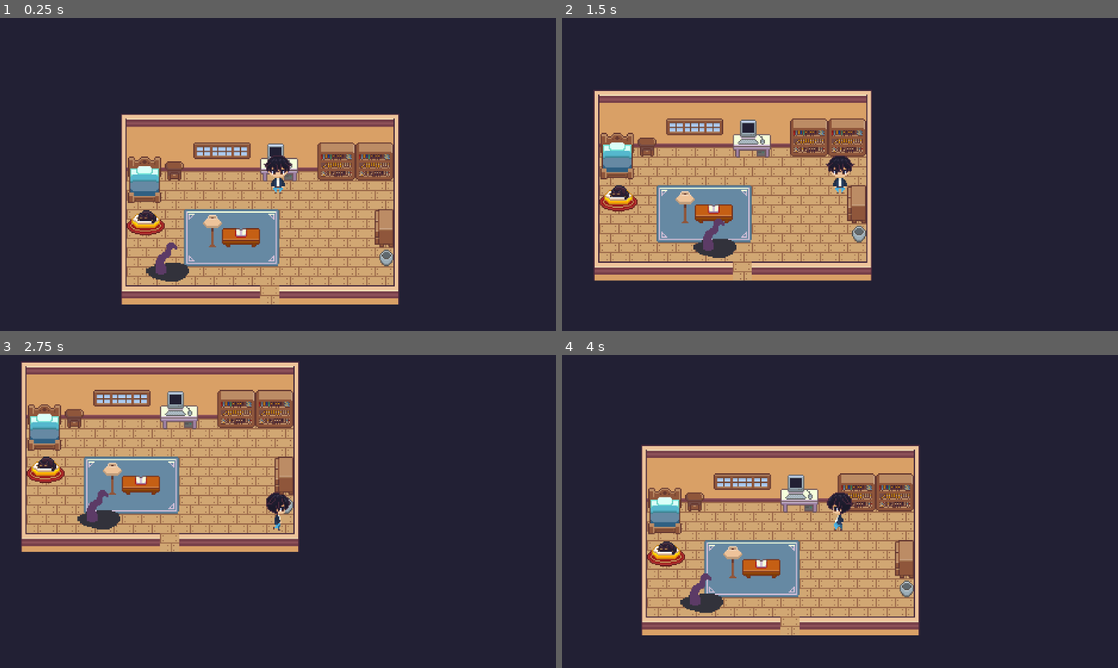
Above: before the commit, frames 1-4 (two rows, left to right).
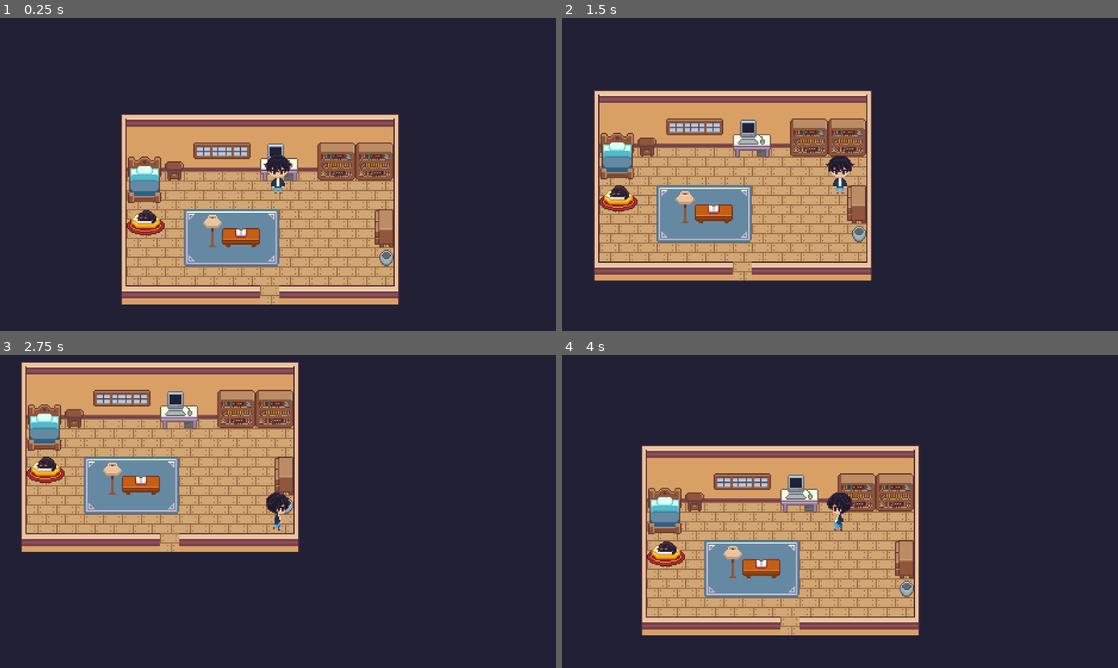
Above: after the commit, the same moments.

Repository: Herrius/Madestra
Game: Godot game, scene res://scenes/level/level_3_4.tscn
The game is run twice, just before and just after one commit, with the same random seed, the same clock (stepped at 60 frames per second) and the same inputs. This scene is started directly instead of the project's main scene.
Inputs (mouse positions are in pixels of both pictures, inside the frame that each line leads up to):
- Up to frame 1 (0.25 s): no input
- Up to frame 2 (1.5 s): tap Enter at 0.5 s; move the mouse to (962, 158) at 0.52 s; hold D (right) 0.53-1.28 s; tap E (interact) at 0.6, 1.35 s; click (962, 158) at 0.67 s; move the mouse to (728, 190) at 1.27 s; hold S (down) from 1.28 s (still down); click (728, 190) at 1.42 s
- Up to frame 3 (2.75 s): move the mouse to (333, 442) at 2.02 s; release S (down) at 2.03 s; hold D (right) from 2.03 s (still down); hold Shift (run) from 2.03 s (still down); click (333, 442) at 2.17 s; tap E (interact) at 2.3 s
- Up to frame 4 (4 s): move the mouse to (812, 574) at 2.77 s; release D (right) at 2.78 s; release Shift (run) at 2.78 s; hold W (up) 2.78-3.53 s; tap E (interact) at 2.85, 3.6 s; click (812, 574) at 2.92 s; move the mouse to (1006, 558) at 3.52 s; hold A (left) from 3.53 s (still down); click (1006, 558) at 3.67 s

The runs differ from the first frame. In frame 1, 0.5% of the frame differs, in the area x 26-34%, y 71-85%; in frame 2, 0.5%, in the area x 23-32%, y 64-77%; in frame 3, 0.5%; in frame 4, 0.5%.

Commit message:
update ui and add first mechanic

Diff:
--- a/globals/ui screen.tscn
+++ b/globals/ui screen.tscn
@@ -93,6 +93,7 @@
 script = ExtResource("1_uggd0")
 
 [node name="SceenTransitation" type="Control" parent="."]
+process_priority = 1
 visible = false
 layout_mode = 3
 anchors_preset = 15
@@ -125,6 +126,7 @@
 vertical_alignment = 1
 
 [node name="dialogo" type="Control" parent="."]
+process_priority = 1
 visible = false
 layout_mode = 3
 anchor_top = 0.733
@@ -183,4 +185,5 @@
 "": SubResource("AnimationLibrary_2kbpm")
 }
 
+[connection signal="gui_input" from="dialogo" to="." method="_on_dialogo_gui_input"]
 [connection signal="timeout" from="Timer" to="." method="_on_timer_timeout"]
--- a/scenes/level/level_3_4.tscn
+++ b/scenes/level/level_3_4.tscn
@@ -104,6 +104,7 @@
 shape = SubResource("RectangleShape2D_ajw4x")
 
 [node name="Path2D" type="Path2D" parent="." index="8"]
+visible = false
 curve = SubResource("Curve2D_alpy1")
 
 [node name="PathFollow2D" type="PathFollow2D" parent="Path2D" index="0"]
@@ -121,6 +122,7 @@
 shape = SubResource("CapsuleShape2D_8ngog")
 
 [node name="Cat" parent="." index="9" instance=ExtResource("11_edbgu")]
+position = Vector2(36, 3)
 
 [connection signal="body_entered" from="controlSleep" to="." method="_on_control_sleep_body_entered"]
 [connection signal="body_exited" from="controlSleep" to="." method="_on_control_sleep_body_exited"]
--- a/scenes/scripts/level 1/blackscreen.gd
+++ b/scenes/scripts/level 1/blackscreen.gd
@@ -13,6 +13,7 @@
 var contador:int=0
 @export var carrying_cat=false
 @export var task_list: int = 0
+
 
 func _on_timer_timeout(text):
     $SceenTransitation.visible = true
@@ -32,3 +33,15 @@
     $AnimationPlayer.play("fade_to_black")
     await $AnimationPlayer.animation_finished
     $AnimationPlayer.play_backwards("fade_to_black")
+
+
+
+func _input(event):
+    if $dialogo.visible:
+        if event is InputEventKey and event.pressed and Input.is_action_just_pressed("interact"):
+        # Realiza la acción del diálogo aquí
+            $dialogo.visible = false
+
+        elif event is InputEventMouseButton and event.pressed:
+        # Realiza la acción del diálogo aquí
+            $dialogo.visible = false
--- a/scenes/scripts/level 3/level_3_4.gd
+++ b/scenes/scripts/level 3/level_3_4.gd
@@ -1,6 +1,6 @@
 extends Node2D
 var text:String=""
-var controlSleep=true
+var controlSleep=false
 var sleep=false
 var current_area: String = ""
 var pass3floor=true
@@ -45,7 +45,7 @@
 func dialoge(text_screen):
     var tween = create_tween()
     UiScreen.get_node("dialogo").visible = true
-    UiScreen.get_node("dialogo/ColorRect/Label").text = text_screen
+    UiScreen.get_node("dialogo/HBoxContainer/ColorRect/Label").text = text_screen
     tween.tween_property($Player,"speed",0,0)
 
 func _on_control_sleep_body_entered(_body):
--- /dev/null
+++ b/scenes/ui/mypc.gd
@@ -0,0 +1,16 @@
+extends CanvasLayer
+
+
+# Called when the node enters the scene tree for the first time.
+func _ready():
+    pass # Replace with function body.
+
+
+# Called every frame. 'delta' is the elapsed time since the previous frame.
+func _process(delta):
+    pass
+
+
+func _on_icon_1_pressed():
+    UiScreen.get_node("dialogo").visible = true
+    UiScreen.get_node("dialogo/HBoxContainer/ColorRect/Label").text = "Don't procrastinate; I need to play the game I installed."
--- /dev/null
+++ b/scenes/ui/mypc.tscn
@@ -0,0 +1,131 @@
+[gd_scene load_steps=10 format=3 uid="uid://dx4t12dujl0ib"]
+
+[ext_resource type="Script" path="res://scenes/ui/mypc.gd" id="1_0ysy1"]
+[ext_resource type="Texture2D" uid="uid://1rhwyor11xvk" path="res://assets/background/DALL·E-2024-05-12-19.50.png" id="1_v0fat"]
+[ext_resource type="Texture2D" uid="uid://b3g1ycy1fxxhq" path="res://assets/icons/pc.png" id="3_cge8s"]
+[ext_resource type="Theme" uid="uid://bnbkn6fj2m6b" path="res://assets/styles/ui.tres" id="4_ue8vd"]
+[ext_resource type="Texture2D" uid="uid://dagytkffktms5" path="res://assets/icons/bloc de notas.png" id="5_6qw36"]
+[ext_resource type="Texture2D" uid="uid://d3rcntsl84min" path="res://assets/icons/papelera de reciclaje.png" id="6_8xkt1"]
+[ext_resource type="Texture2D" uid="uid://1ajpeoekj5oh" path="res://assets/icons/internet.png" id="7_eg4lr"]
+[ext_resource type="Texture2D" uid="uid://d0lm5oygitas1" path="res://assets/icons/quiz.png" id="8_56ail"]
+[ext_resource type="Texture2D" uid="uid://dqbrj2f8i5qjy" path="res://assets/icons/juego.png" id="9_geww5"]
+
+[node name="Mypc" type="CanvasLayer"]
+layer = 0
+script = ExtResource("1_0ysy1")
+
+[node name="fondo" type="Sprite2D" parent="."]
+position = Vector2(699.906, 394.125)
+scale = Vector2(0.781355, 0.769287)
+texture = ExtResource("1_v0fat")
+
+[node name="Column 1" type="HBoxContainer" parent="."]
+anchors_preset = 15
+anchor_right = 1.0
+anchor_bottom = 1.0
+offset_left = 16.0
+offset_top = 16.0
+offset_right = 16.0
+offset_bottom = 16.0
+grow_horizontal = 2
+grow_vertical = 2
+size_flags_horizontal = 0
+
+[node name="Row 1" type="VBoxContainer" parent="Column 1"]
+layout_mode = 2
+size_flags_horizontal = 0
+
+[node name="iconPc" type="VBoxContainer" parent="Column 1/Row 1"]
+layout_mode = 2
+
+[node name="icon1" type="TextureButton" parent="Column 1/Row 1/iconPc"]
+layout_mode = 2
+texture_normal = ExtResource("3_cge8s")
+
+[node name="Label" type="Label" parent="Column 1/Row 1/iconPc"]
+layout_mode = 2
+theme = ExtResource("4_ue8vd")
+theme_override_colors/font_shadow_color = Color(0, 0, 0, 1)
+text = "PC"
+horizontal_alignment = 1
+
+[node name="Document" type="VBoxContainer" parent="Column 1/Row 1"]
+layout_mode = 2
+
+[node name="icon2" type="TextureButton" parent="Column 1/Row 1/Document"]
+layout_mode = 2
+texture_normal = ExtResource("5_6qw36")
+
+[node name="Label" type="Label" parent="Column 1/Row 1/Document"]
+layout_mode = 2
+theme = ExtResource("4_ue8vd")
+theme_override_colors/font_shadow_color = Color(0, 0, 0, 1)
+text = "Documents"
+horizontal_alignment = 1
+vertical_alignment = 1
+
+[node name="Recycle Bin" type="VBoxContainer" parent="Column 1/Row 1"]
+layout_mode = 2
+
+[node name="TextureButton4" type="TextureButton" parent="Column 1/Row 1/Recycle Bin"]
+layout_mode = 2
+texture_normal = ExtResource("6_8xkt1")
+
+[node name="Label" type="Label" parent="Column 1/Row 1/Recycle Bin"]
+layout_mode = 2
+theme = ExtResource("4_ue8vd")
+theme_override_colors/font_shadow_color = Color(0, 0, 0, 1)
+text = "Recycle Bin"
+horizontal_alignment = 1
+vertical_alignment = 1
+
+[node name="VBoxContainer" type="VBoxContainer" parent="Column 1/Row 1"]
+layout_mode = 2
+
+[node name="TextureButton" type="TextureButton" parent="Column 1/Row 1/VBoxContainer"]
+layout_mode = 2
+texture_normal = ExtResource("7_eg4lr")
+
+[node name="Label" type="Label" parent="Column 1/Row 1/VBoxContainer"]
+layout_mode = 2
+theme = ExtResource("4_ue8vd")
+theme_override_colors/font_shadow_color = Color(0, 0, 0, 1)
+text = "Internet"
+horizontal_alignment = 1
+vertical_alignment = 1
+
+[node name="Column 2" type="VBoxContainer" parent="Column 1"]
+layout_mode = 2
+
+[node name="Quiz" type="VBoxContainer" parent="Column 1/Column 2"]
+layout_mode = 2
+
+[node name="TextureButton3" type="TextureButton" parent="Column 1/Column 2/Quiz"]
+layout_mode = 2
+texture_normal = ExtResource("8_56ail")
+
+[node name="Label2" type="Label" parent="Column 1/Column 2/Quiz"]
+layout_mode = 2
+theme = ExtResource("4_ue8vd")
+theme_override_colors/font_shadow_color = Color(0, 0, 0, 1)
+text = "Quiz"
+horizontal_alignment = 1
+vertical_alignment = 1
+
+[node name="Game" type="VBoxContainer" parent="Column 1/Column 2"]
+layout_mode = 2
+
+[node name="TextureButton3" type="TextureButton" parent="Column 1/Column 2/Game"]
+layout_mode = 2
+texture_normal = ExtResource("9_geww5")
+
+[node name="Label2" type="Label" parent="Column 1/Column 2/Game"]
+layout_mode = 2
+theme = ExtResource("4_ue8vd")
+theme_override_colors/font_shadow_color = Color(0, 0, 0, 1)
+text = "01101010"
+horizontal_alignment = 1
+vertical_alignment = 1
+
+[connection signal="focus_exited" from="Column 1/Row 1/iconPc" to="." method="_on_icon_pc_focus_exited"]
+[connection signal="pressed" from="Column 1/Row 1/iconPc/icon1" to="." method="_on_icon_1_pressed"]
Binary file added: assets/background/DALL·E-2024-05-12-19.50.png
Not shown, added: assets/background/DALL·E-2024-05-12-19.50.png.import
Binary file added: assets/icons/archivo.png
Not shown, added: assets/icons/archivo.png.import
Binary file added: assets/icons/bloc de notas.png
Not shown, added: assets/icons/bloc de notas.png.import
Binary file added: assets/icons/cerrar.png
Not shown, added: assets/icons/cerrar.png.import
Binary file added: assets/icons/internet.png
Not shown, added: assets/icons/internet.png.import
Binary file added: assets/icons/juego.png
Not shown, added: assets/icons/juego.png.import
(and 8 more such lines)
